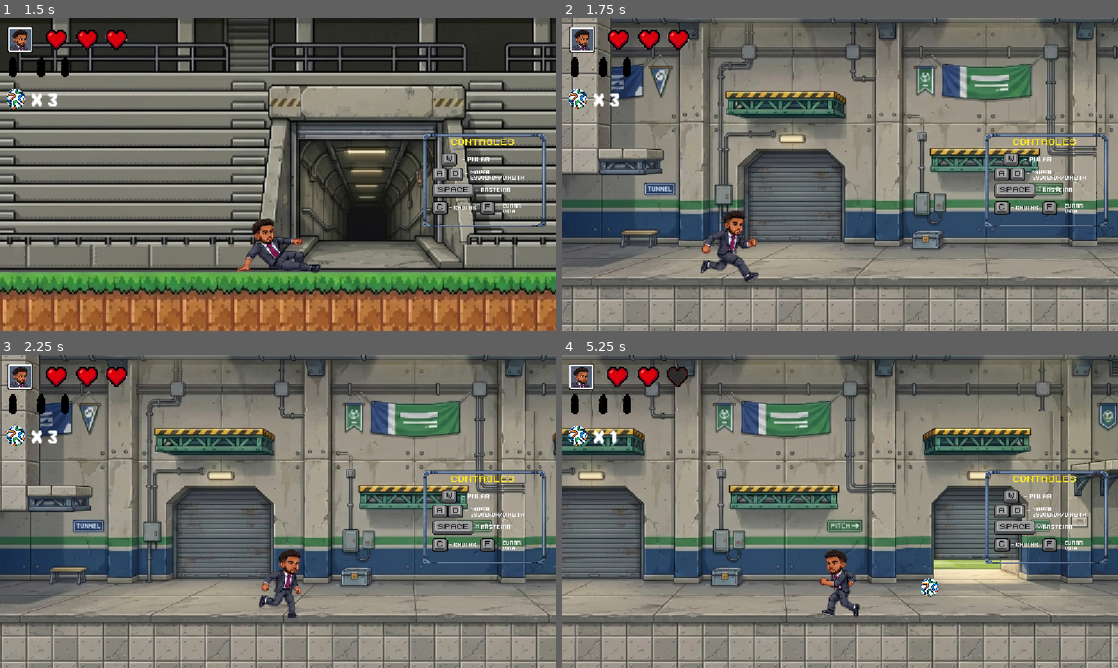
Above: before the commit, frames 1-4 (two rows, left to right).
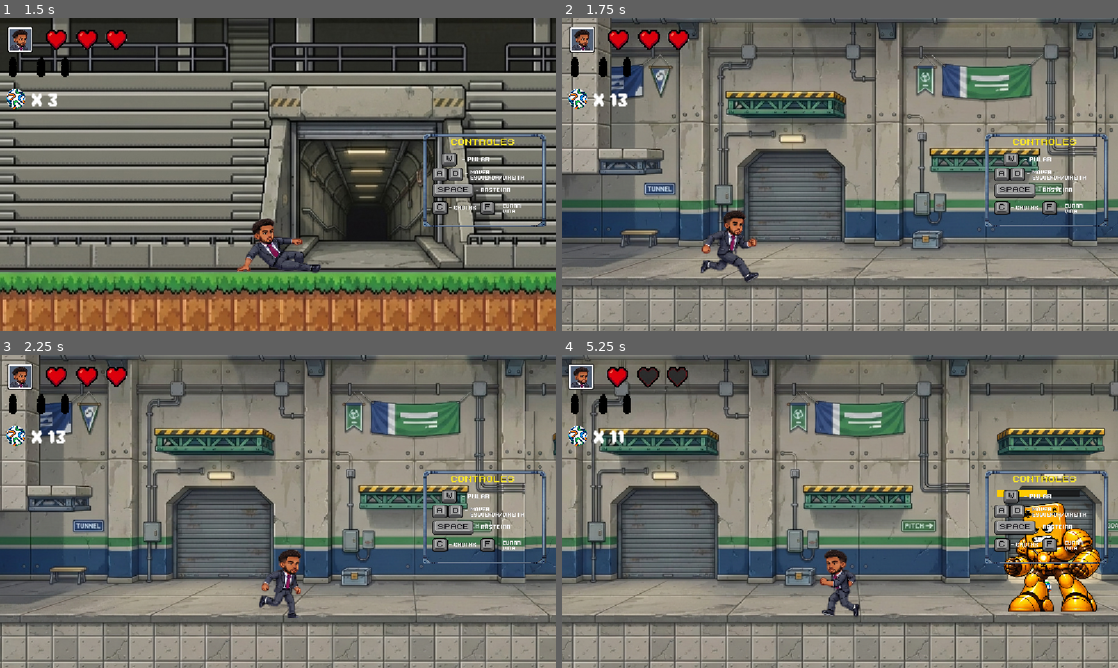
Above: after the commit, the same moments.

Repository: MicaelDosSantoss/AventurasDeUmJogador
Game: Godot game, scene res://Telas/Tela Principal/Tela_Principal.tscn
The game is run twice, just before and just after one commit, with the same random seed, the same clock (stepped at 60 frames per second) and the same inputs.
Inputs (mouse positions are in pixels of both pictures, inside the frame that each line leads up to):
- Up to frame 1 (1.5 s): click (278, 193) at 0.5 s; hold Right (ir_para_direita) from 1.28 s (still down); hold Space (carrinho) from 1.28 s (still down)
- Up to frame 2 (1.75 s): keep holding Right (ir_para_direita); keep holding Space (carrinho); tap Up (pular) at 1.52 s
- Up to frame 3 (2.25 s): keep holding Right (ir_para_direita); release Space (carrinho) at 2.03 s; tap C (chutar) at 2.1 s
- Up to frame 4 (5.25 s): tap Up (pular) at 2.27, 3.77, 4.52 s; release Right (ir_para_direita) at 2.78 s; hold Left (ir_para_esquerda) 2.78-3.53 s; hold F (curar_vida) 2.78-3.53 s; hold Right (ir_para_direita) 3.53-5.03 s; tap Space (carrinho) at 3.6 s; hold C (chutar) 4.28-5.03 s; hold Left (ir_para_esquerda) from 5.03 s (still down); tap F (curar_vida) at 5.1 s

Frame 1 is identical in both runs. In frame 2, 0.1% of the frame differs, in the area x 8-12%, y 24-29%; in frame 3, 0.1%; in frame 4, 50%, in the area x 0-100%, y 0-100%.

Commit message:
Bola da dano no boss.

Diff:
--- a/Aventura no Futebol/cena_bola.tscn
+++ b/Aventura no Futebol/cena_bola.tscn
@@ -12,27 +12,27 @@
 [node name="Bola" type="Node2D" unique_id=1346768559]
 position = Vector2(567, 333)
 
-[node name="CharacterBody2D" type="CharacterBody2D" parent="." unique_id=1225812022]
+[node name="Bola_Futebol" type="CharacterBody2D" parent="." unique_id=1225812022]
 collision_layer = 2
 collision_mask = 4
 script = ExtResource("1_54ixj")
 
-[node name="Sprite2D" type="Sprite2D" parent="CharacterBody2D" unique_id=1767896318]
+[node name="Sprite2D" type="Sprite2D" parent="Bola_Futebol" unique_id=1767896318]
 position = Vector2(0.50001115, 1.5000088)
 scale = Vector2(0.034290284, 0.034290265)
 texture = ExtResource("1_a57ln")
 
-[node name="CollisionShape2D" type="CollisionShape2D" parent="CharacterBody2D" unique_id=554890837]
+[node name="CollisionShape2D" type="CollisionShape2D" parent="Bola_Futebol" unique_id=554890837]
 position = Vector2(0, 2)
 shape = SubResource("CircleShape2D_a57ln")
 disabled = true
 
-[node name="Area2D" type="Area2D" parent="CharacterBody2D" unique_id=2041839161]
+[node name="Area2D" type="Area2D" parent="Bola_Futebol" unique_id=2041839161]
 collision_layer = 2
 collision_mask = 4
 
-[node name="Collision" type="CollisionShape2D" parent="CharacterBody2D/Area2D" unique_id=2138002702]
+[node name="Collision" type="CollisionShape2D" parent="Bola_Futebol/Area2D" unique_id=2138002702]
 position = Vector2(0, 1)
 shape = SubResource("CircleShape2D_l42ct")
 
-[connection signal="body_entered" from="CharacterBody2D/Area2D" to="CharacterBody2D" method="Dano_inimigo"]
+[connection signal="body_entered" from="Bola_Futebol/Area2D" to="Bola_Futebol" method="Dano_inimigo"]
--- a/Aventura no Futebol/script_bola.gd
+++ b/Aventura no Futebol/script_bola.gd
@@ -1,7 +1,7 @@
 extends CharacterBody2D
 
 var direcao    = 1 #  1 => Direita, -1 => Esquerda
-var velocidade = 350
+var velocidade = 500
 
 func _process(delta: float) -> void:
 	velocity.x = velocidade * direcao
@@ -9,6 +9,12 @@
 	move_and_slide()
 
 func Dano_inimigo(body: Node2D) -> void:
+
+	if (body.name == "CharacterBody2D"):
+		var boss = get_tree().current_scene.find_child("CharacterBody2D", true, false)
+
+		if boss != null:
+			boss.receber_dano(20)
 
 	if( body.name == 'Coletavel (Municao)'):
 		print("Pegou o Coletavel...")
@@ -20,6 +26,6 @@
 			print("Pegou o Coletavel...")
 			ScriptGlobal.qtd_garrafas += 1
 
-	if ( body.name != "Personagem" && body.name != "Cenario" && body.name != "Cenario"):
+	if (body.name != "Personagem" && body.name != "Cenario" && body.name != "CharacterBody2D"):
 			body.queue_free()
 			get_parent().queue_free()
--- a/Aventura no Futebol/script_personagem.gd
+++ b/Aventura no Futebol/script_personagem.gd
@@ -13,6 +13,8 @@
 		$Camera2D.limit_top = -250
 		$Camera2D.limit_left = 30
 		$Camera2D.limit_right = 1680
+		ScriptGlobal.qtd_municao += 10
+
 
 
 func _process(delta: float) -> void:
@@ -72,7 +74,7 @@
 	$AudioStreamPlayer_Bola_de_futebol.play()
 	var cena_bola = preload("res://cena_bola.tscn")
 	var obj_bola  = cena_bola.instantiate()
-	obj_bola.get_node("CharacterBody2D").direcao = direcao
+	obj_bola.get_node("Bola_Futebol").direcao = direcao
 	get_parent().add_child(obj_bola)
 
 	var pos_x = abs($Marker2D.position.x)
@@ -86,6 +88,7 @@
 	if  ScriptGlobal.qtd_vidas < 3 && ScriptGlobal.qtd_garrafas > 0:
 		ScriptGlobal.qtd_garrafas -= 1
 		ScriptGlobal.qtd_vidas += 1
+
 
 func eliminar_inimigo(body: Node2D) -> void:
 	print(body.name)
@@ -105,7 +108,7 @@
 		var boss = get_tree().current_scene.find_child("CharacterBody2D", true, false)
 
 		if boss != null:
-			boss.receber_dano(50)
+			boss.receber_dano(30)
 
 	if ( body.name != "Personagem" && body.name != "Cenario" && body.name != "CharacterBody2D" ):
 		body.queue_free()
